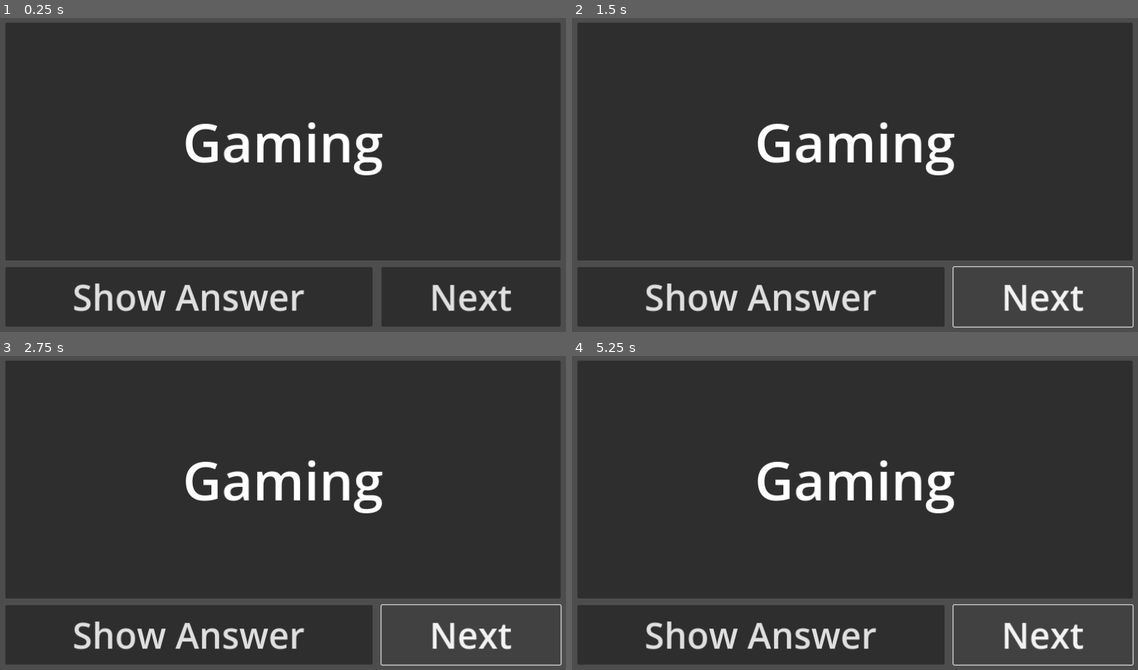
Above: before the commit, frames 1-4 (two rows, left to right).
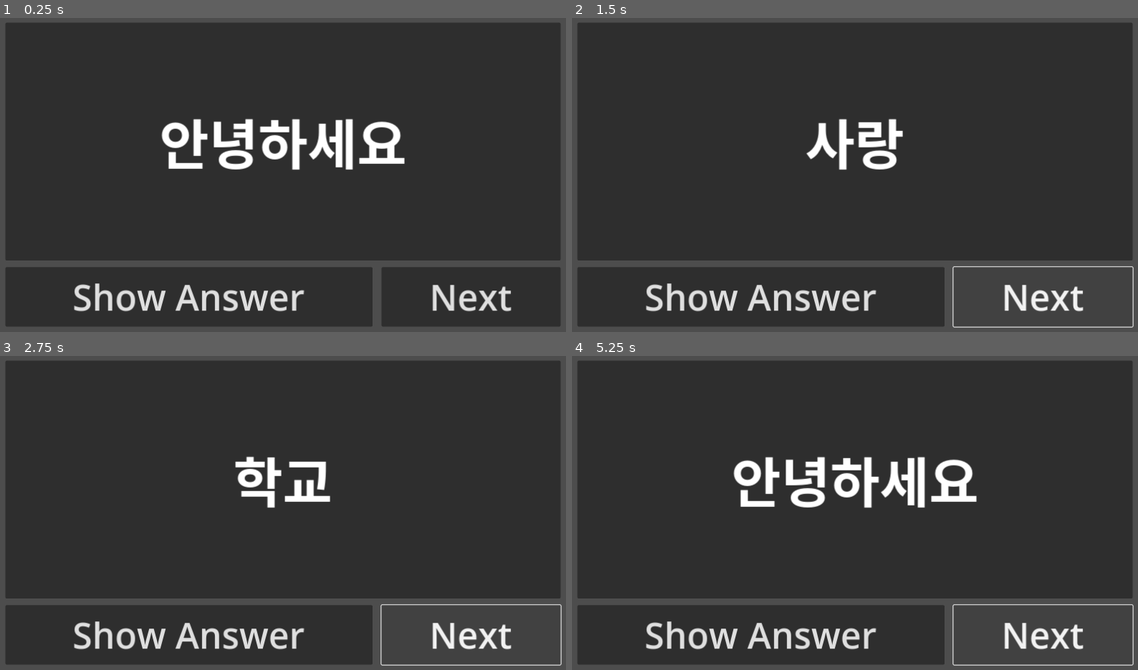
Above: after the commit, the same moments.

Repository: AgilMonkey/agil-simple-flashcard-app
Game: Godot game, scene res://scenes/main/main.tscn
Same seed, same stepped clock (60 frames per second), same inputs: the game is played once before the commit and once after it.
Inputs:
- Up to frame 1 (0.25 s): no input
- Up to frame 2 (1.5 s): click "Show Answer" at 0.5 s; click "Next" at 1.25 s
- Up to frame 3 (2.75 s): click "Next" at 2 s
- Up to frame 4 (5.25 s): click "Show Answer" at 2.75 s; click "Show Answer" at 3.5 s; click "Next" at 4.25 s; tap Enter at 5 s

The runs differ from the first frame. In frame 1, 3.8% of the frame differs, in the area x 28-72%, y 32-51%; in frame 2, 2.6%; in frame 3, 2.4%; in frame 4, 3.8%.

Commit message:
it works i guess

Diff:
--- /dev/null
+++ b/flashcards.json
@@ -0,0 +1,22 @@
+[
+  {
+	"question": "안녕하세요",
+	"answer": "Halo"
+  },
+  {
+	"question": "사랑",
+	"answer": "Cinta"
+  },
+  {
+	"question": "학교",
+	"answer": "Sekolah"
+  },
+  {
+	"question": "책",
+	"answer": "Buku"
+  },
+  {
+	"question": "음악",
+	"answer": "Musik"
+  }
+]
--- a/scenes/main/main.gd
+++ b/scenes/main/main.gd
@@ -1,19 +1,55 @@
 extends Control
 
+var flashcards = []
+var current_card_index = 0
 
-# Called when the node enters the scene tree for the first time.
-func _ready() -> void:
-	pass # Replace with function body.
+# Path to the JSON file
+const JSON_FILE_PATH = "res://flashcards.json"
+
+func _ready():
+	load_flashcards()  # Load the flashcards from the JSON file
+	show_question()    # Display the first flashcard's question
+
+# Function to load flashcards from a JSON file
+func load_flashcards():
+	var file = FileAccess.open(JSON_FILE_PATH, FileAccess.READ)  # Open the file in read mode
+	if file:
+		var json = JSON.new()
+		var json_string = file.get_as_text()  # Read the file contents as text
+		var error = json.parse(json_string)
+
+		if error == OK:
+			flashcards = json.data  # Store the flashcards in the array
+		else:
+			print("JSON Parse Error: ", json.get_error_message(), " in ", json_string, " at line ", json.get_error_line())
+	else:
+		print("Failed to open file.")
+	file.close()
+
+# Function to display the current flashcard's question (in Korean)
+func show_question():
+	if flashcards.size() > 0:
+		var question = flashcards[current_card_index]["question"]
+		$MarginContainer/VBoxContainer/FlashcardPanel/FlashcardLabel.text = question
+
+# Function to show the answer (in Indonesian)
+func show_flashcard():
+	var answer = flashcards[current_card_index]["answer"]
+	if $MarginContainer/VBoxContainer/FlashcardPanel/FlashcardLabel.text == answer:
+		answer = flashcards[current_card_index]["question"]
+	$MarginContainer/VBoxContainer/FlashcardPanel/FlashcardLabel.text = answer
 
 
-# Called every frame. 'delta' is the elapsed time since the previous frame.
-func _process(delta: float) -> void:
-	pass
+# Function to show the next flashcard
+func show_next_flashcard():
+	# Increment the index to move to the next card
+	current_card_index = (current_card_index + 1) % flashcards.size()  # Loop back to the first card if at the end
+	show_question()  # Show the next card's question
 
 
-func _on_show_answer_button_button_down() -> void:
-	pass # Replace with function body.
+func _on_show_answer_button_pressed() -> void:
+	show_flashcard()
 
 
-func _on_next_button_button_down() -> void:
-	pass # Replace with function body.
+func _on_next_button_pressed() -> void:
+	show_next_flashcard()
--- a/scenes/main/main.tscn
+++ b/scenes/main/main.tscn
@@ -1,10 +1,25 @@
-[gd_scene load_steps=4 format=3 uid="uid://cywvglac7hd1e"]
+[gd_scene load_steps=8 format=3 uid="uid://cywvglac7hd1e"]
 
 [ext_resource type="Script" path="res://scenes/main/main.gd" id="1_7yevw"]
 [ext_resource type="Theme" uid="uid://d28ijfxhhml21" path="res://default_theme.tres" id="1_ar5bk"]
 
 [sub_resource type="LabelSettings" id="LabelSettings_h24c3"]
 font_size = 120
+
+[sub_resource type="InputEventKey" id="InputEventKey_574d6"]
+device = -1
+keycode = 32
+unicode = 32
+
+[sub_resource type="Shortcut" id="Shortcut_mg2ff"]
+events = [SubResource("InputEventKey_574d6")]
+
+[sub_resource type="InputEventKey" id="InputEventKey_v5045"]
+device = -1
+keycode = 4194309
+
+[sub_resource type="Shortcut" id="Shortcut_j8kcy"]
+events = [SubResource("InputEventKey_v5045")]
 
 [node name="Main" type="Control"]
 layout_mode = 3
@@ -55,6 +70,7 @@
 layout_mode = 2
 size_flags_horizontal = 3
 theme = ExtResource("1_ar5bk")
+shortcut = SubResource("Shortcut_mg2ff")
 text = "Show Answer
 "
 
@@ -62,7 +78,8 @@
 custom_minimum_size = Vector2(400, 0)
 layout_mode = 2
 theme = ExtResource("1_ar5bk")
+shortcut = SubResource("Shortcut_j8kcy")
 text = "Next"
 
-[connection signal="button_down" from="MarginContainer/VBoxContainer/ButtonsContainer/ShowAnswerButton" to="." method="_on_show_answer_button_button_down"]
-[connection signal="button_down" from="MarginContainer/VBoxContainer/ButtonsContainer/NextButton" to="." method="_on_next_button_button_down"]
+[connection signal="pressed" from="MarginContainer/VBoxContainer/ButtonsContainer/ShowAnswerButton" to="." method="_on_show_answer_button_pressed"]
+[connection signal="pressed" from="MarginContainer/VBoxContainer/ButtonsContainer/NextButton" to="." method="_on_next_button_pressed"]
